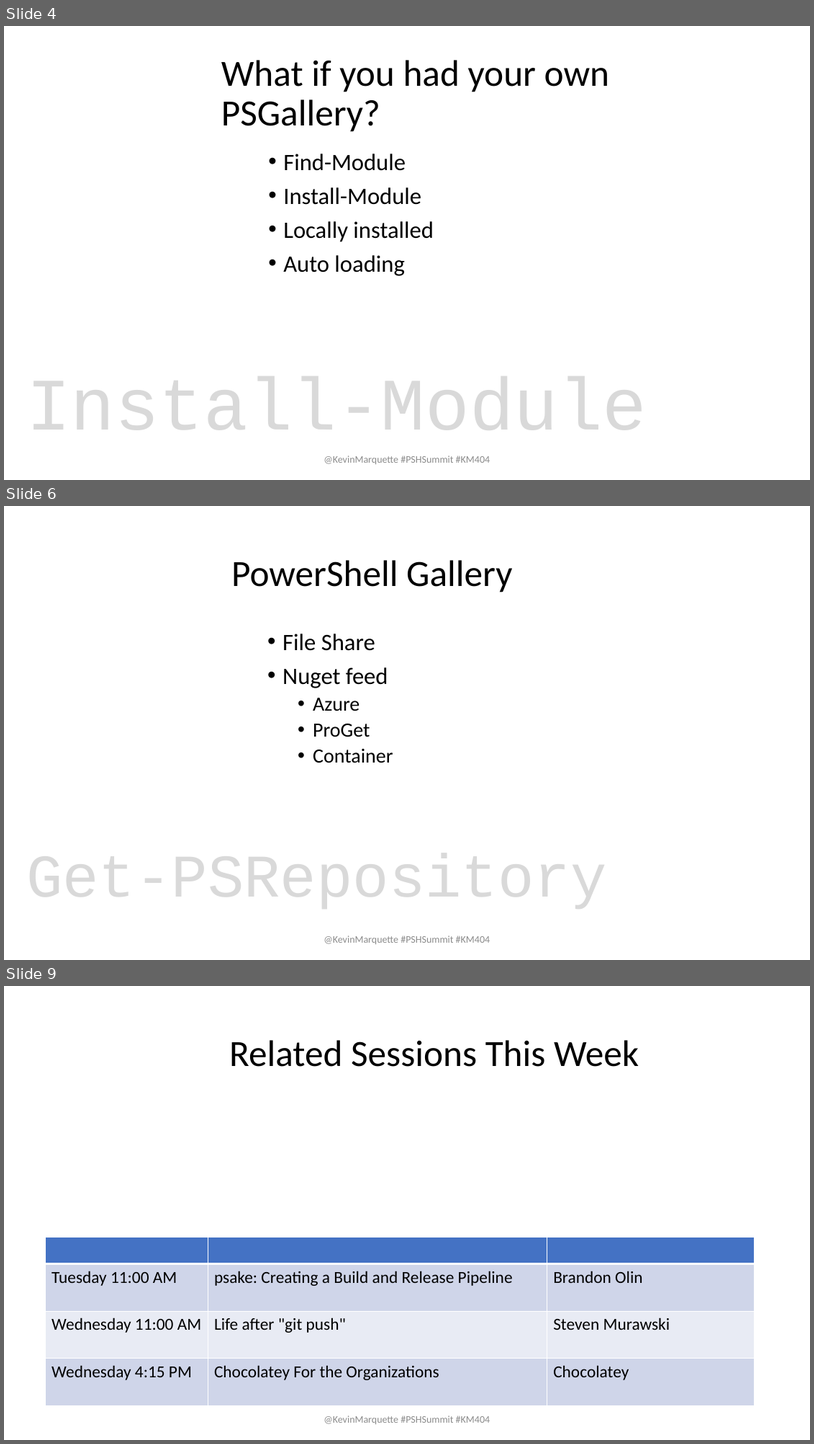
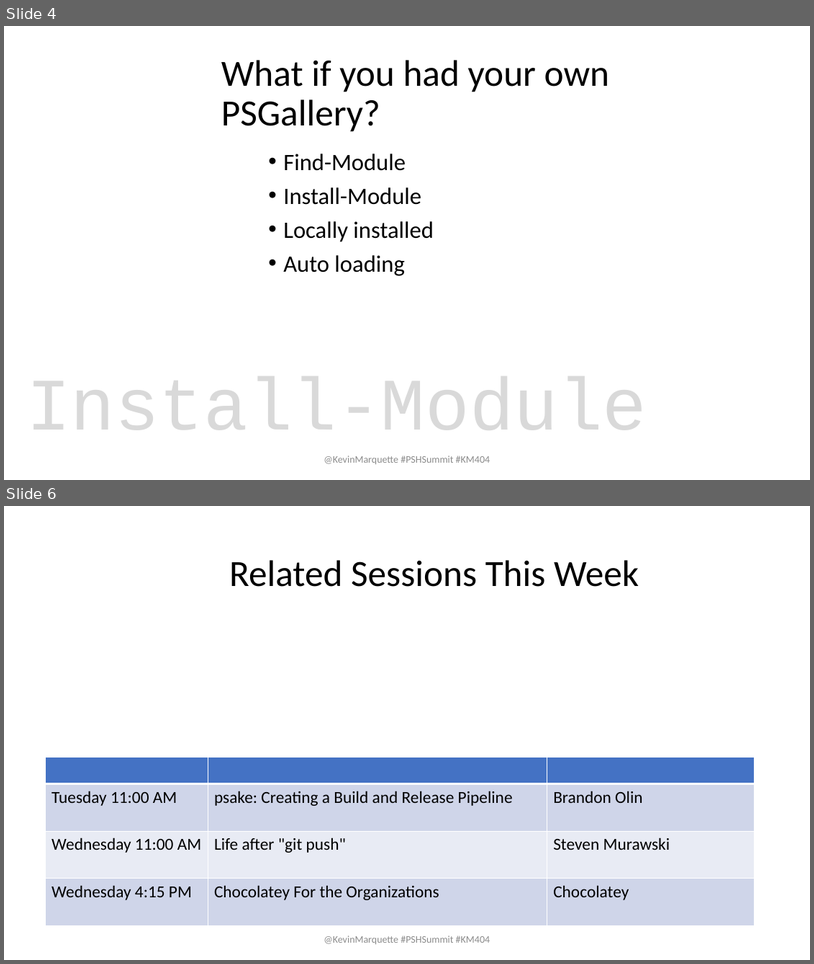
Before and after one commit to KevinMarquette/ManagingModulesPresentation, a slide deck: ManagingModulesPresentation.pptx. Shown one above the other, each under a label of ours: slides 4, 6 and 9 before the commit, slides 4 and 6 after it; the slides between them are not shown. The pictures are 814x1444 and 814x964 pixels, drawn with LibreOffice and Linux fonts; fonts in the diff are those of the drawing; background and template pictures are left out. Boxes give left, top, right and bottom in pixels: in the first picture for what was removed or moved away, otherwise in the second. Text is boxed around its words. In the diff, an @@ line names an element or a change of style, - is before the commit and + after.

```diff
--- a/ManagingModulesPresentation.pptx
+++ b/ManagingModulesPresentation.pptx
@@ slide 6 removed at <box>4,506,810,960</box>, background #FFFFFF @@
@@ title removed at <box>232,560,512,592</box> @@
-PowerShell Gallery
@@ text removed at <box>283,633,393,763</box> @@
-• File Share
-• Nuget feed
-  • Azure
-  • ProGet
-  • Container
@@ text removed at <box>26,846,607,914</box> @@
-Get-PSRepository
@@ text removed at <box>324,935,490,944</box> @@
-@KevinMarquette #PSHSummit #KM404
@@ what was slide 9 is now slide 6 @@
```
Also in this commit, not shown: 4 slides changed, 2 other slides removed, 24 other files.
